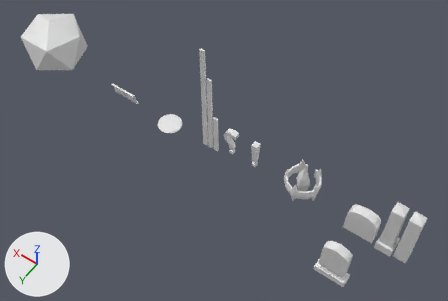
An edit to the Blender file resources/data/misc.blend, drawn before and after from the same camera.
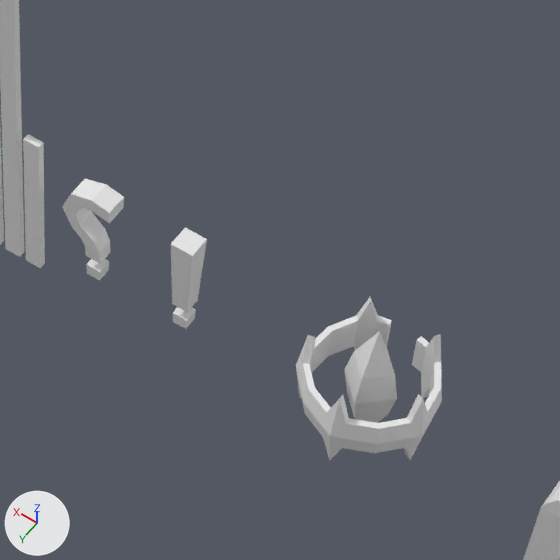
There are two pictures of each version: one whole from a camera (50 mm lens) standing at (-0.51, 5.88, 9.36) and looking at (3.41, 0.4, 0.74), one close up on the part from 46% to 79% of the width and 27% to 75% of the height. Lighting does not change. The marker at lower left points along +X, +Y and +Z.

Names of what the first close-up shows: 'exclamationMark', 'pylon01', 'questionMark', 'tombstone01', 'twoByFourBySix', 'twoByFourByThree'.
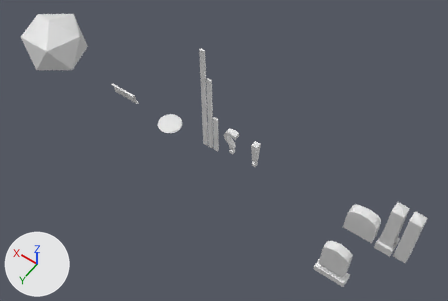
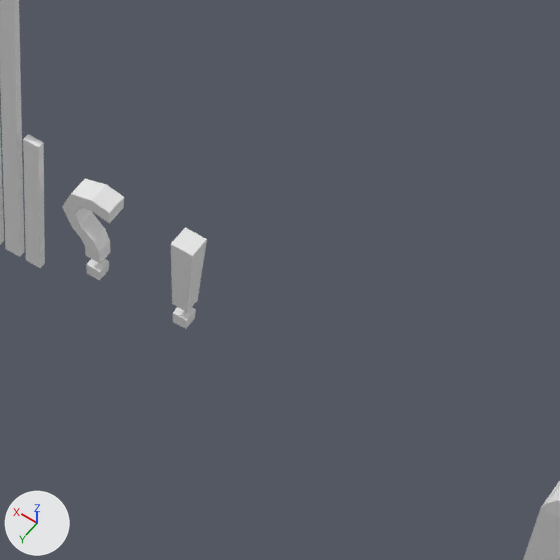
Edits to the bpy script that builds the scene:
```text
Remove ob_pylon01:
    ob_pylon01 = bpy.data.objects.new('pylon01', me_pylon01)
    ob_pylon01.location = (2.0, 0.0, 0.0)
```

Location of each change, (x1, y1, x2, y2) in pixels of the close-ups (560 x 560 px):
'pylon01', deleted: before (296, 297, 442, 460)
